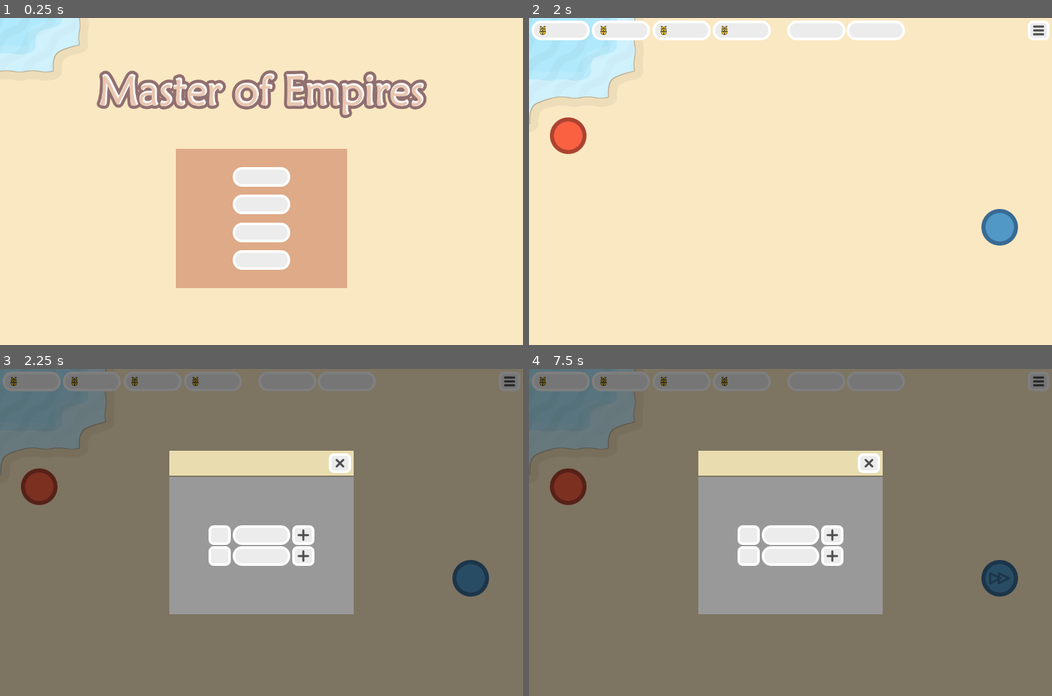
Above: before the commit, frames 1-4 (two rows, left to right).
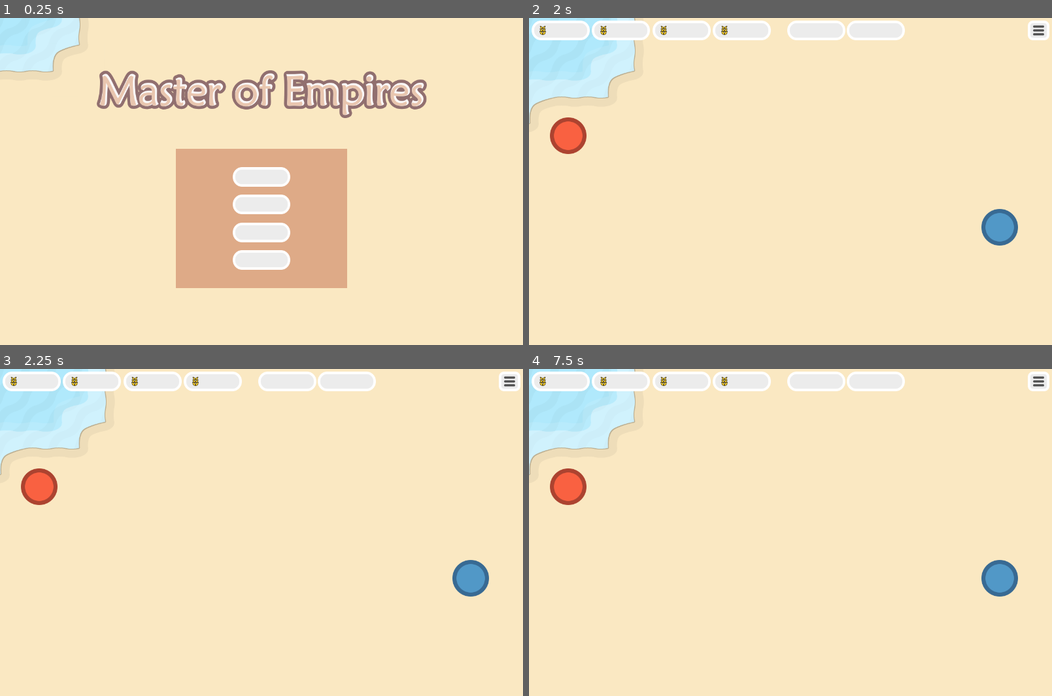
Above: after the commit, the same moments.

Repository: technobroken/MoS_minimalist
Game: Godot game, scene res://Scenes/IntroScene.tscn
Same seed, same stepped clock (60 frames per second), same inputs: the game is played once before the commit and once after it.
Inputs (mouse positions are in pixels of both pictures, inside the frame that each line leads up to):
- Up to frame 1 (0.25 s): no input
- Up to frame 2 (2 s): click "Campaña" at 0.5 s; click (586, 112) at 1.25 s
- Up to frame 3 (2.25 s): click "Ejercito" at 2 s
- Up to frame 4 (7.5 s): click (748, 535) at 2.77 s; click (832, 535) at 3.52 s; click "Granjas" at 4.25 s; click "Granjas" at 5 s; click "Ejercito" at 5.75 s; click (748, 535) at 6.52 s; click (832, 535) at 7.27 s

Frames 1-2 are identical in both runs. In frame 3, 98% of the frame differs, in the area x 0-100%, y 0-100%; in frame 4, 98%.
Error after the commit: Invalid set index 'playing' (on base: 'null instance') with value of type 'bool'. (res://Scripts/Scenes/PlayScene.gd:16)

Commit message:
[FEAT] Added troop image icons to panels

Diff:
--- a/Code/Prefabs/GUI/PanelAttack.tscn
+++ b/Code/Prefabs/GUI/PanelAttack.tscn
@@ -13,6 +13,13 @@
 margin_top = 200.0
 margin_bottom = 600.0
 rect_min_size = Vector2( 450, 400 )
+
+[node name="Title" parent="CenterContainer/VBoxContainer/Top/MarginContainer/HBoxContainer" index="0"]
+margin_right = 68.0
+text = "Ataque"
+
+[node name="Content" parent="CenterContainer/VBoxContainer/Top/MarginContainer/HBoxContainer" index="1"]
+margin_left = 72.0
 
 [node name="Center" parent="CenterContainer/VBoxContainer" index="1"]
 margin_bottom = 400.0
--- a/Code/Prefabs/GUI/PanelAttackTroopRow.tscn
+++ b/Code/Prefabs/GUI/PanelAttackTroopRow.tscn
@@ -1,9 +1,10 @@
-[gd_scene load_steps=5 format=2]
+[gd_scene load_steps=6 format=2]
 
 [ext_resource path="res://Assets/Fonts/TopBarResourceFont.tres" type="DynamicFont" id=1]
-[ext_resource path="res://Assets/Textures/GUI/MenuIcon.png" type="Texture" id=2]
+[ext_resource path="res://Assets/Textures/GUI/Stage.png" type="Texture" id=2]
 [ext_resource path="res://Scripts/GUI/PanelAttackTroopRow.gd" type="Script" id=3]
 [ext_resource path="res://Prefabs/GUI/PanelAttackButtonGroup.tres" type="ButtonGroup" id=4]
+[ext_resource path="res://Assets/Textures/Tribe1Troop1.png" type="Texture" id=5]
 
 [node name="PanelAttackTroopRow" type="ColorRect"]
 margin_bottom = 64.0
@@ -35,6 +36,13 @@
 group = ExtResource( 4 )
 texture_normal = ExtResource( 2 )
 
+[node name="TextureRect" type="TextureRect" parent="MarginContainer/HBoxContainer/TextureButton"]
+anchor_right = 1.0
+anchor_bottom = 1.0
+mouse_filter = 2
+texture = ExtResource( 5 )
+stretch_mode = 4
+
 [node name="VBoxContainer" type="VBoxContainer" parent="MarginContainer/HBoxContainer"]
 margin_left = 64.0
 margin_right = 164.0
--- a/Code/Prefabs/GUI/PanelBase.tscn
+++ b/Code/Prefabs/GUI/PanelBase.tscn
@@ -37,11 +37,11 @@
 margin_bottom = 60.0
 custom_constants/margin_right = 6
 custom_constants/margin_top = 6
-custom_constants/margin_left = 6
+custom_constants/margin_left = 14
 custom_constants/margin_bottom = 6
 
 [node name="HBoxContainer" type="HBoxContainer" parent="CenterContainer/VBoxContainer/Top/MarginContainer"]
-margin_left = 6.0
+margin_left = 14.0
 margin_top = 6.0
 margin_right = 444.0
 margin_bottom = 54.0
@@ -55,13 +55,13 @@
 [node name="Content" type="Label" parent="CenterContainer/VBoxContainer/Top/MarginContainer/HBoxContainer"]
 margin_left = 4.0
 margin_top = 17.0
-margin_right = 380.0
+margin_right = 372.0
 margin_bottom = 31.0
 size_flags_horizontal = 3
 
 [node name="CloseButton" type="TextureButton" parent="CenterContainer/VBoxContainer/Top/MarginContainer/HBoxContainer"]
-margin_left = 384.0
-margin_right = 438.0
+margin_left = 376.0
+margin_right = 430.0
 margin_bottom = 48.0
 texture_normal = ExtResource( 1 )
 
--- a/Code/Prefabs/GUI/PanelTroops.tscn
+++ b/Code/Prefabs/GUI/PanelTroops.tscn
@@ -6,10 +6,18 @@
 [node name="PanelTroops" instance=ExtResource( 1 )]
 script = ExtResource( 3 )
 
+[node name="Title" parent="CenterContainer/VBoxContainer/Top/MarginContainer/HBoxContainer" index="0"]
+margin_right = 73.0
+text = "Ejercito"
+
+[node name="Content" parent="CenterContainer/VBoxContainer/Top/MarginContainer/HBoxContainer" index="1"]
+margin_left = 77.0
+
 [node name="TroopRows" type="VBoxContainer" parent="CenterContainer/VBoxContainer/Center/CenterContainer" index="0"]
 margin_left = 225.0
 margin_top = 268.0
 margin_right = 225.0
 margin_bottom = 268.0
+custom_constants/separation = 10
 
 [connection signal="visibility_changed" from="." to="." method="_on_PanelTroops_visibility_changed"]
--- a/Code/Prefabs/GUI/PanelTroopsRow.tscn
+++ b/Code/Prefabs/GUI/PanelTroopsRow.tscn
@@ -1,36 +1,44 @@
-[gd_scene load_steps=6 format=2]
+[gd_scene load_steps=7 format=2]
 
 [ext_resource path="res://Assets/Textures/GUI/ButtonPlus.png" type="Texture" id=1]
 [ext_resource path="res://Assets/Fonts/TopBarResourceFont.tres" type="DynamicFont" id=2]
 [ext_resource path="res://Assets/Textures/GUI/Stage.png" type="Texture" id=3]
 [ext_resource path="res://Assets/Textures/GUI/RoundRect1.png" type="Texture" id=4]
 [ext_resource path="res://Scripts/GUI/PanelTroopsRow.gd" type="Script" id=5]
+[ext_resource path="res://Assets/Textures/Tribe1Troop1.png" type="Texture" id=6]
 
-[node name="PanelTroopsRow" type="HBoxContainer"]
+[node name="PanelTroopsRow" type="VBoxContainer"]
+margin_right = 258.0
+margin_bottom = 52.0
+custom_constants/separation = 0
+script = ExtResource( 5 )
+
+[node name="TroopsRow" type="HBoxContainer" parent="."]
 margin_right = 258.0
 margin_bottom = 48.0
-script = ExtResource( 5 )
 
-[node name="TextureButton" type="TextureButton" parent="."]
+[node name="TextureButton" type="TextureButton" parent="TroopsRow"]
 margin_right = 54.0
 margin_bottom = 48.0
 texture_normal = ExtResource( 3 )
 
-[node name="TextureRect" type="TextureRect" parent="TextureButton"]
-margin_right = 40.0
-margin_bottom = 40.0
+[node name="TextureRect" type="TextureRect" parent="TroopsRow/TextureButton"]
+anchor_right = 1.0
+anchor_bottom = 1.0
+texture = ExtResource( 6 )
+stretch_mode = 4
 
-[node name="VBoxContainer" type="VBoxContainer" parent="."]
+[node name="VBoxContainer" type="VBoxContainer" parent="TroopsRow"]
 margin_left = 58.0
 margin_right = 200.0
 margin_bottom = 48.0
 
-[node name="Amount" type="TextureRect" parent="VBoxContainer"]
+[node name="Amount" type="TextureRect" parent="TroopsRow/VBoxContainer"]
 margin_right = 142.0
 margin_bottom = 48.0
 texture = ExtResource( 4 )
 
-[node name="Label" type="Label" parent="VBoxContainer/Amount"]
+[node name="Label" type="Label" parent="TroopsRow/VBoxContainer/Amount"]
 anchor_right = 1.0
 anchor_bottom = 1.0
 custom_colors/font_color = Color( 0.333333, 0.333333, 0.333333, 1 )
@@ -39,10 +47,18 @@
 align = 1
 valign = 1
 
-[node name="PlusButton" type="TextureButton" parent="."]
+[node name="PlusButton" type="TextureButton" parent="TroopsRow"]
 margin_left = 204.0
 margin_right = 258.0
 margin_bottom = 48.0
 texture_normal = ExtResource( 1 )
 
-[connection signal="pressed" from="PlusButton" to="." method="_on_PlusButton_pressed"]
+[node name="Skills" type="Label" parent="."]
+margin_top = 48.0
+margin_right = 258.0
+margin_bottom = 78.0
+custom_fonts/font = ExtResource( 2 )
+text = "Attack: 100, Defense: 200"
+align = 1
+
+[connection signal="pressed" from="TroopsRow/PlusButton" to="." method="_on_PlusButton_pressed"]
--- /dev/null
+++ b/Code/Prefabs/GUI/TroopTextureRow.tscn
@@ -0,0 +1,9 @@
+[gd_scene load_steps=2 format=2]
+
+[ext_resource path="res://Assets/Textures/Tribe1Troop1.png" type="Texture" id=1]
+
+[node name="TroopTextureRow" type="TextureRect"]
+anchor_right = 1.0
+anchor_bottom = 1.0
+texture = ExtResource( 1 )
+stretch_mode = 4
--- a/Code/Prefabs/Levels/Level00.tscn
+++ b/Code/Prefabs/Levels/Level00.tscn
@@ -879,4 +879,5 @@
 
 [node name="NpcCity" parent="Cities" index="1" instance=ExtResource( 2 )]
 position = Vector2( 96, 288 )
+Id = 1
 TribeKey = "T1"
--- a/Code/Scripts/City.gd
+++ b/Code/Scripts/City.gd
@@ -5,12 +5,20 @@
 signal sig_throw_attack()
 signal sig_defeated()
 const STAYING_TROOP_PREFAB:=preload("res://Prefabs/StayingTroops.tscn")
+export var Id:int
+export var Ally:PoolIntArray
 export var TribeKey:String
 onready var _Troops:=$Troops as Node2D
 onready var _Life:=$Life as Label
+var _active:bool
 var _life:int=100
 var _city_obj:CityObj
 var _time_count:float
+
+func is_ally(city:City)->bool:
+	for id in Ally:
+		if city.Id==id: return true
+	return false
 
 func try_add_troop(troop_key:String)->bool:
 	var troop_data:=Data.TROOPS[troop_key] as Dictionary
@@ -48,15 +56,17 @@
 		emit_signal("sig_defeated",self)
 
 func _ready()->void:
+	_active=true
 	_Life.text=str(_life)
 	_time_count=0
 
 func _process(delta:float)->void:
-	_time_count-=delta
-	if _time_count<0:
-		_city_obj.produce_materials()
-		_time_count+=1
-	$DebugTroops.text=str(_city_obj._troops)
+	if _active:
+		_time_count-=delta
+		if _time_count<0:
+			_city_obj.produce_materials()
+			_time_count+=1
+		$DebugTroops.text=str(_city_obj._troops)
 
 func _on_Area2D_input_event(viewport:Node,event:InputEvent,shape_idx:int)->void:
 	if event is InputEventMouseButton:
--- a/Code/Scripts/Data.gd
+++ b/Code/Scripts/Data.gd
@@ -2,8 +2,8 @@
 class_name Data
 
 const TROOPS:={
-	"T1":{"attack":100,"defense":50,"cost":[100,100,100,100]},
-	"T2":{"attack":50,"defense":100,"cost":[100,100,100,100]}
+	"T1":{"attack":100,"defense":50,"cost":[100,100,100,100],"texture":preload("res://Assets/Textures/Tribe1Troop1.png")},
+	"T2":{"attack":50,"defense":100,"cost":[100,100,100,100],"texture":preload("res://Assets/Textures/Tribe1Troop2.png")}
 }
 const TRIBES:={
 	"T1":{"troops":["T1","T2"]},
--- a/Code/Scripts/GUI/PanelAttack.gd
+++ b/Code/Scripts/GUI/PanelAttack.gd
@@ -17,9 +17,12 @@
 	var troop_keys:=_source_city_obj.tribe_data["troops"] as Array
 	for i in troop_keys.size():
 		var row:=ROW_PREFAB.instance() as PanelAttackTroopRow
+		row.TroopKey=troop_keys[i]
 		_Rows.add_child(row)
-		row.TroopKey=troop_keys[i]
 		row.connect("sig_pressed",self,"_sig_row_selected")
+
+func refresh()->void:
+	if visible:_refresh()
 
 func _ready()->void:
 	$CenterContainer/VBoxContainer.rect_min_size.y=400
@@ -34,14 +37,7 @@
 				row.set_selected(false)
 
 func _on_PanelAttack_visibility_changed()->void:
-	if visible:
-		_row_seleted=null
-		for i in _Rows.get_child_count():
-			var row:=_Rows.get_child(i) as PanelAttackTroopRow
-			var total:=_source_city_obj._troops.count_troop(row.TroopKey)
-			row.set_total(total)
-			row.reset_amount()
-			row.set_selected(false)
+	if visible:_refresh()
 
 func _on_ButtonPlus_pressed()->void:
 	if _row_seleted!=null:
@@ -59,3 +55,12 @@
 		.close(PanelBase.ACTION_CLOSE_PANEL)
 		var troops:=TroopsObj.new(troop_amounts)
 		_source_city.attack_to(_target_city,troops)
+
+func _refresh()->void:
+	_row_seleted=null
+	for i in _Rows.get_child_count():
+		var row:=_Rows.get_child(i) as PanelAttackTroopRow
+		var total:=_source_city_obj._troops.count_troop(row.TroopKey)
+		row.set_total(total)
+		row.reset_amount()
+		row.set_selected(false)
--- a/Code/Scripts/GUI/PanelAttackTroopRow.gd
+++ b/Code/Scripts/GUI/PanelAttackTroopRow.gd
@@ -7,6 +7,7 @@
 export var TroopKey:String
 onready var _Total:=$MarginContainer/HBoxContainer/VBoxContainer/Total as Label
 onready var _Amount:=$MarginContainer/HBoxContainer/VBoxContainer/Amount as Label
+onready var _TroopTexture:=$MarginContainer/HBoxContainer/TextureButton/TextureRect as TextureRect
 var pressed:bool
 var _total:int
 var _amount:int
@@ -40,6 +41,7 @@
 	color=SELECTED_COLOR if pressed else NORMAL_COLOR
 
 func _ready()->void:
+	_TroopTexture.texture=Data.TROOPS[TroopKey]["texture"]
 	color=NORMAL_COLOR
 	pressed=false
 	_total=0
--- a/Code/Scripts/GUI/PanelTroops.gd
+++ b/Code/Scripts/GUI/PanelTroops.gd
@@ -12,9 +12,12 @@
 		var troop_keys:=_city._city_obj.tribe_data["troops"] as Array
 		for i in troop_keys.size():
 			var row:=PANEL_TROOP_ROW_PREFAB.instance() as PanelTroopsRow
+			row.TroopKey=troop_keys[i]
 			_TroopRows.add_child(row)
-			row.TroopKey=troop_keys[i]
 			row.connect("sig_add_troop",self,"_sig_add_troop",[i,troop_keys[i]])
+
+func refresh()->void:
+	if visible:_refresh()
 
 func _ready()->void:
 	$CenterContainer/VBoxContainer.rect_min_size.y=400
@@ -27,7 +30,10 @@
 
 func _on_PanelTroops_visibility_changed()->void:
 	if visible:
-		for i in _TroopRows.get_child_count():
-			var row:=_TroopRows.get_child(i) as PanelTroopsRow
-			var amount:=_city._city_obj._troops.count_troop(row.TroopKey)
-			row.set_amount(amount)
+		_refresh()
+
+func _refresh()->void:
+	for i in _TroopRows.get_child_count():
+		var row:=_TroopRows.get_child(i) as PanelTroopsRow
+		var amount:=_city._city_obj._troops.count_troop(row.TroopKey)
+		row.set_amount(amount)
--- a/Code/Scripts/GUI/PanelTroopsRow.gd
+++ b/Code/Scripts/GUI/PanelTroopsRow.gd
@@ -1,10 +1,12 @@
-extends HBoxContainer
+extends VBoxContainer
 class_name PanelTroopsRow
 
 signal sig_add_troop()
 export var TroopKey:String
 export var Amount:int
-onready var _Amount:=$VBoxContainer/Amount/Label as Label
+onready var _Troop:=$TroopsRow/TextureButton/TextureRect as TextureRect
+onready var _Amount:=$TroopsRow/VBoxContainer/Amount/Label as Label
+onready var _Skills:=$Skills as Label
 
 func set_amount(amount:int)->void:
 	Amount=amount
@@ -15,7 +17,11 @@
 	_Amount.text=str(Amount)
 
 func _ready()->void:
+	var attack:=Data.TROOPS[TroopKey]["attack"] as int
+	var defense:=Data.TROOPS[TroopKey]["defense"] as int
+	_Troop.texture=Data.TROOPS[TroopKey]["texture"]
 	_Amount.text=str(Amount)
+	_Skills.text="Attack:%d - Defense:%d"%[attack,defense]
 
 func _on_PlusButton_pressed()->void:
 	emit_signal("sig_add_troop")
--- a/Code/Scripts/Level.gd
+++ b/Code/Scripts/Level.gd
@@ -3,9 +3,12 @@
 
 signal sig_city_selected()
 signal sig_throw_attack()
+signal sig_attack_done()
 signal sig_end_game()
 const HUMAN_CITY_PREFAB:=preload("res://Prefabs/HumanCity.tscn")
 const NPC_CITY_PREFAB:=preload("res://Prefabs/NpcCity.tscn")
+const HUMAN_ATTACK_PREFAB:=preload("res://Prefabs/HumanTravelingTroops.tscn")
+const NPC_ATTACK_PREFAB:=preload("res://Prefabs/NpcTravelingTroops.tscn")
 export var HumanCityIndex:int
 export var NpcCityIndex:int
 onready var _CitiesContainer:=$Cities as Node
@@ -31,9 +34,22 @@
 	emit_signal("sig_city_selected",city)
 
 func _sig_throw_attack(source_city:City,target_city:City,troops_obj:TroopsObj)->void:
-	emit_signal("sig_throw_attack",source_city,target_city,troops_obj)
+	var attack:TravelingTroops
+	if source_city is HumanCity:
+		attack=HUMAN_ATTACK_PREFAB.instance() as TravelingTroops
+	elif source_city is NpcCity:
+		attack=NPC_ATTACK_PREFAB.instance() as TravelingTroops
+	attack.init(source_city,target_city,troops_obj)
+	add_child(attack)
+	attack.connect("sig_attack_done",self,"_sig_attack_done")
+
+func _sig_attack_done()->void:
+	emit_signal("sig_attack_done")
 
 func _sig_defeated(city:City)->void:
+	for i in _CitiesContainer.get_child_count():
+		var city_i:=_CitiesContainer.get_child(i) as City
+		city_i._active=false
 	var is_human_winner:=city!=_human_city
 	emit_signal("sig_end_game",is_human_winner)
 
--- a/Code/Scripts/NpcCity.gd
+++ b/Code/Scripts/NpcCity.gd
@@ -11,16 +11,17 @@
 	_city_obj=NpcCityObj.new(Data.TRIBES[TribeKey])
 
 func _on_Timer_timeout()->void:
-	if _check_condition_for_defense():
-		.try_add_troop("T1")
-	else:#elif _check_condition_for_ofense():
-		.try_add_troop("T2")
-	if _check_condition_for_attack():
-		var troop_amounts:={}
-		for troop_key in _city_obj._troops.get_troop_keys():
-			troop_amounts[troop_key]=_city_obj._troops.count_troop(troop_key)
-		var troops:=TroopsObj.new(troop_amounts)
-		.attack_to(_target_city,troops)
+	if _active:
+		if _check_condition_for_defense():
+			.try_add_troop("T1")
+		else:#elif _check_condition_for_ofense():
+			.try_add_troop("T2")
+		if _check_condition_for_attack():
+			var troop_amounts:={}
+			for troop_key in _city_obj._troops.get_troop_keys():
+				troop_amounts[troop_key]=_city_obj._troops.count_troop(troop_key)
+			var troops:=TroopsObj.new(troop_amounts)
+			.attack_to(_target_city,troops)
 
 func _check_condition_for_defense()->bool:
 	var defense:=_city_obj._troops.get_defense_points()
--- a/Code/Scripts/Objects/CombatSimulator.gd
+++ b/Code/Scripts/Objects/CombatSimulator.gd
@@ -10,16 +10,16 @@
 	#comparar resultados
 	var diference:=attack-defense
 	if diference>0:
-	#defensa no ha soportado el ataque
+		#atacantes ganan
 		target_city.apply_troops_damage(0)
-		#calular las bajas en el ataque
+		#calular los sobrevivientes
 		var factor:=abs(diference)/attack
 		attack_troops_obj.apply_bajas(factor)
 		#aplicar el daño en la ciudad target
 		target_city.apply_city_damage(attack_troops_obj.get_attack_points())
 	else:
-		#defensa ha soportado el ataque->todas las tropas de ataque mueren
+		#defensores ganan
 		attack_troops_obj.defeat()
 		#calular las bajas en la defensa
 		var factor:=0.0 if defense==0 else abs(diference)/defense
-		target_city.apply_damage(factor)
+		target_city.apply_troops_damage(factor)
--- a/Code/Scripts/Scenes/PlayScene.gd
+++ b/Code/Scripts/Scenes/PlayScene.gd
@@ -1,8 +1,6 @@
 extends Node
 class_name PlayScene
 
-const HUMAN_ATTACK_PREFAB:=preload("res://Prefabs/HumanTravelingTroops.tscn")
-const NPC_ATTACK_PREFAB:=preload("res://Prefabs/NpcTravelingTroops.tscn")
 onready var _TopBar:=$HUD/TopBar as TopBar
 onready var _Menu:=$HUD/GamePlayPauseMenu as GamePlayPauseMenu
 onready var _LevelContainer:=$LevelContainer as Node
@@ -15,6 +13,7 @@
 var _npc_city_selected:NpcCity
 
 func _ready()->void:
+	$AudioStreamPlayer.playing=true
 	_TopBar.connect("sig_menu_button_pressed",self,"_sig_menu_button_pressed")
 	_TopBar.connect("sig_city_action",self,"_sig_city_action")
 	_Menu.connect("sig_closed",self,"_sig_pause_menu_closed")
@@ -24,6 +23,7 @@
 #		_LevelContainer.add_child(_Level)
 	_Level.connect("sig_city_selected",self,"_sig_city_selected")
 	_Level.connect("sig_throw_attack",self,"_sig_throw_attack")
+	_Level.connect("sig_attack_done",self,"_sig_attack_done")
 	_Level.connect("sig_end_game",self,"_sig_end_game")
 	_sig_city_selected(_Level.get_human_city())
 	_PanelEndGame.connect("sig_closed",self,"sig_panel_endgame_closed")
@@ -62,14 +62,9 @@
 		PanelEndGame.ACTION_CLOSE_PANEL:
 			_exit_game()
 
-func _sig_throw_attack(source_city:City,target_city:City,troops_obj:TroopsObj)->void:
-	var attack:TravelingTroops
-	if source_city is HumanCity:
-		attack=HUMAN_ATTACK_PREFAB.instance() as TravelingTroops
-	elif source_city is NpcCity:
-		attack=NPC_ATTACK_PREFAB.instance() as TravelingTroops
-	attack.init(source_city,target_city,troops_obj)
-	_LevelContainer.add_child(attack)
+func _sig_attack_done()->void:
+	_PanelTroops.refresh()
+	_PanelAttack.refresh()
 
 func _sig_end_game(is_human_winner:bool)->void:
 	if is_human_winner:
--- a/Code/Scripts/TravelingTroops.gd
+++ b/Code/Scripts/TravelingTroops.gd
@@ -1,6 +1,7 @@
 extends Area2D
 class_name TravelingTroops
 
+signal sig_attack_done()
 enum EState{TRAVELING,IN_BATTLE}
 var _speed:float=300
 var _direction:Vector2
@@ -27,5 +28,6 @@
 	_direction=Vector2.ZERO
 	CombatSimulator.simulate_combat(_attack_troops_obj,city)
 	_source_city._city_obj._troops.apply_altas(_attack_troops_obj)
+	emit_signal("sig_attack_done")
 	yield(get_tree().create_timer(.5),"timeout")
 	queue_free()
--- a/Code/project.godot
+++ b/Code/project.godot
@@ -139,7 +139,7 @@
 "language": "GDScript",
 "path": "res://Scripts/GUI/PanelTroops.gd"
 }, {
-"base": "HBoxContainer",
+"base": "VBoxContainer",
 "class": "PanelTroopsRow",
 "language": "GDScript",
 "path": "res://Scripts/GUI/PanelTroopsRow.gd"
Binary file added: Code/Assets/Textures/Tribe1Troop1.png
Not shown, added: Code/Assets/Textures/Tribe1Troop1.png.import
Binary file added: Code/Assets/Textures/Tribe1Troop2.png
Not shown, added: Code/Assets/Textures/Tribe1Troop2.png.import
